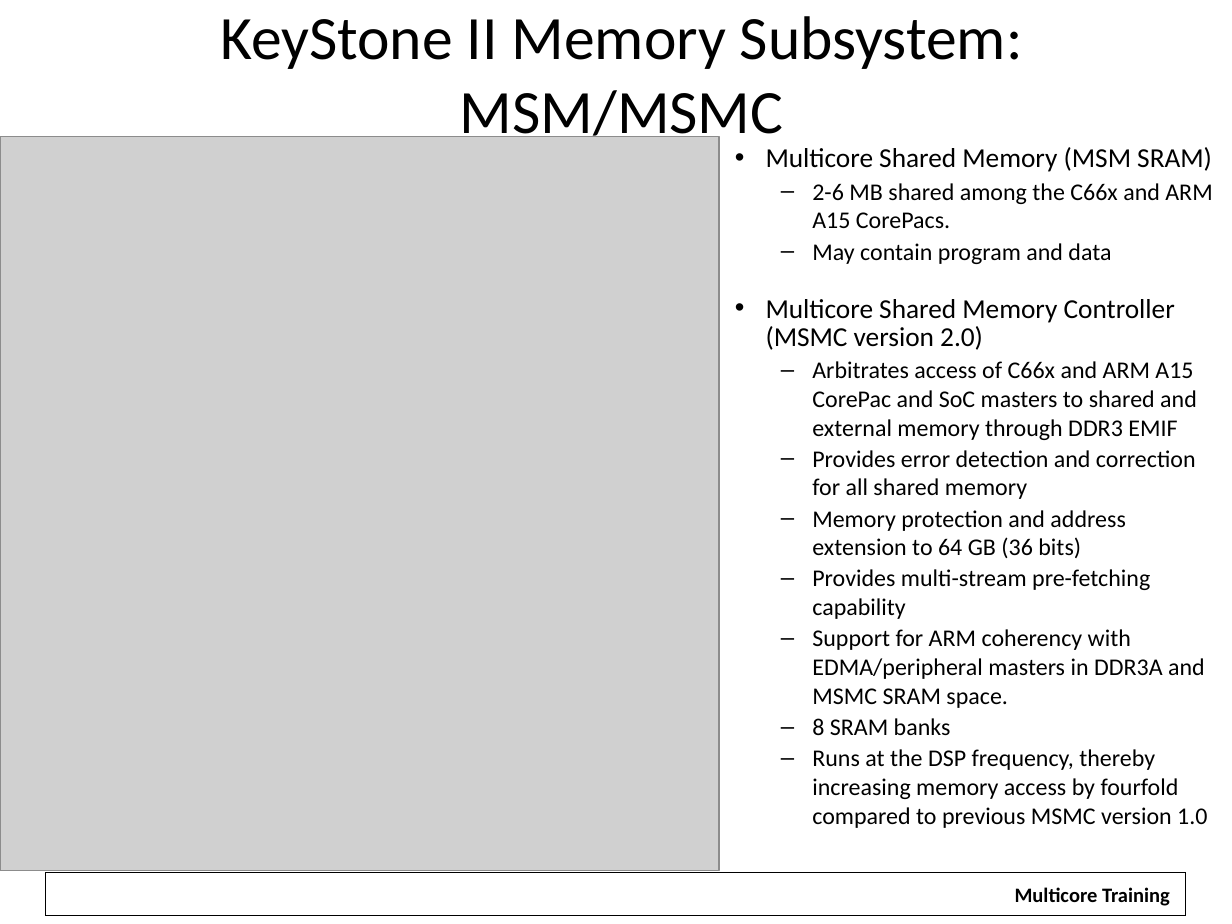
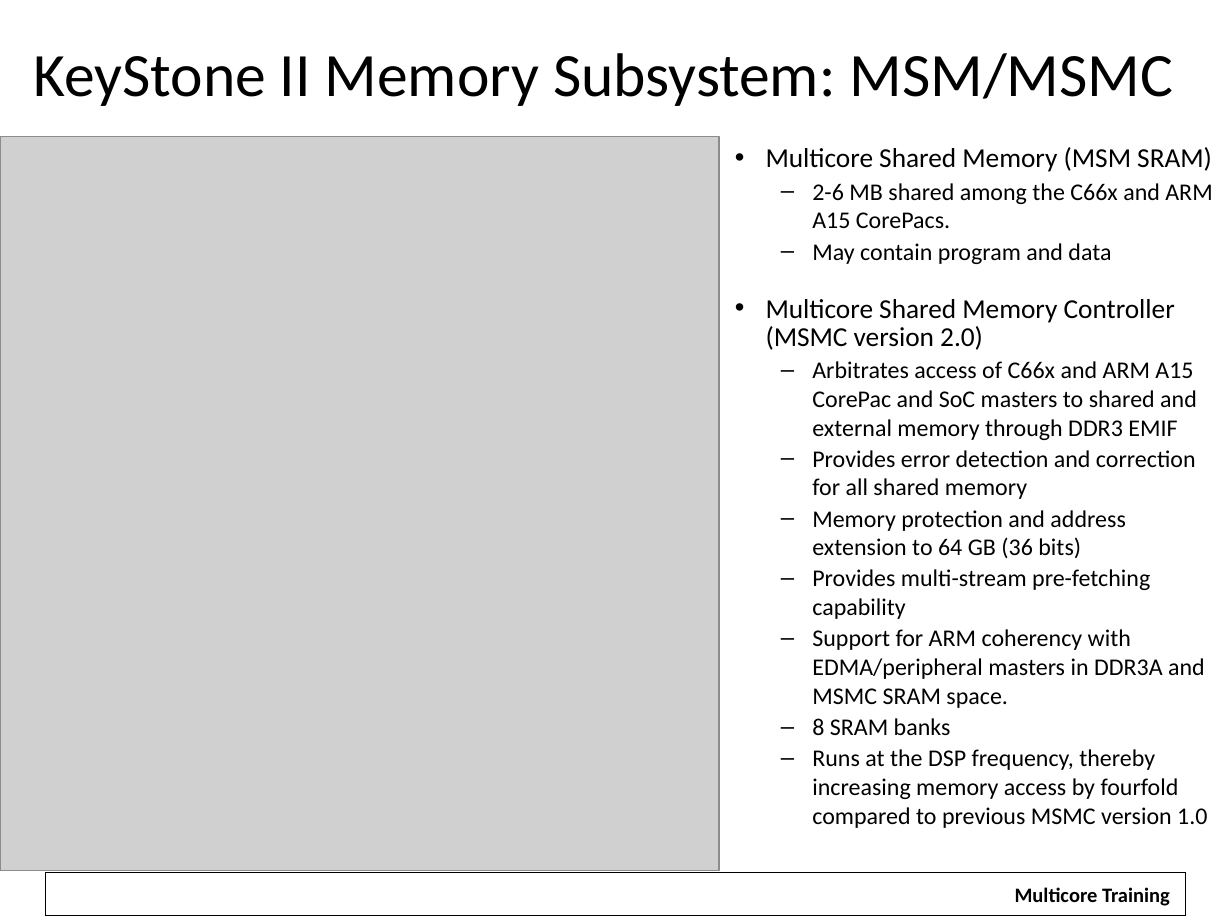
Before and after one commit to hari1989/keystone-workshop, a slide deck: slide 18 of preliminary/Working/presentations/KeyStone SoC Overview.pptx (slide 17 before the commit). Drawn at 1232x924 pixels with LibreOffice and Linux fonts; fonts in the diff are those of the drawing; grey boxes stand for pictures; background and template pictures are left out. Boxes give left, top, right and bottom in pixels: in the first picture for what was removed or moved away, otherwise in the second. Text is boxed around its words. In the diff, an @@ line names an element or a change of style, - is before the commit and + after.

```diff
--- a/preliminary/Working/presentations/KeyStone SoC Overview.pptx
+++ b/preliminary/Working/presentations/KeyStone SoC Overview.pptx
@@ title "KeyStone II Memory Subsystem: MSM/MSMC" rewrapped from box(220, 16, 1022, 148) to box(33, 53, 1174, 106) @@
```
Also in this commit, not shown: 8 other slides changed, 1 slide added.
